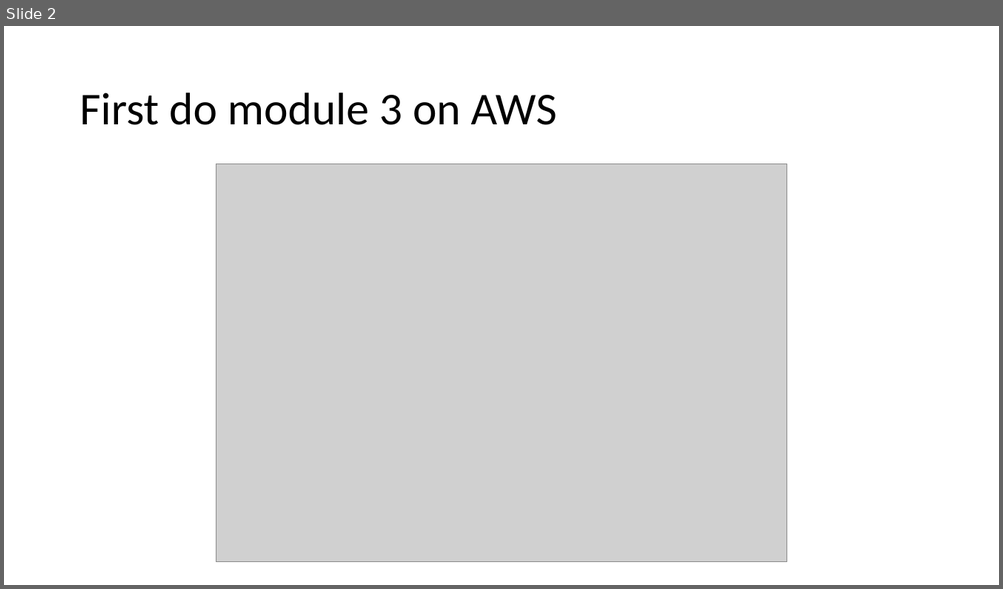
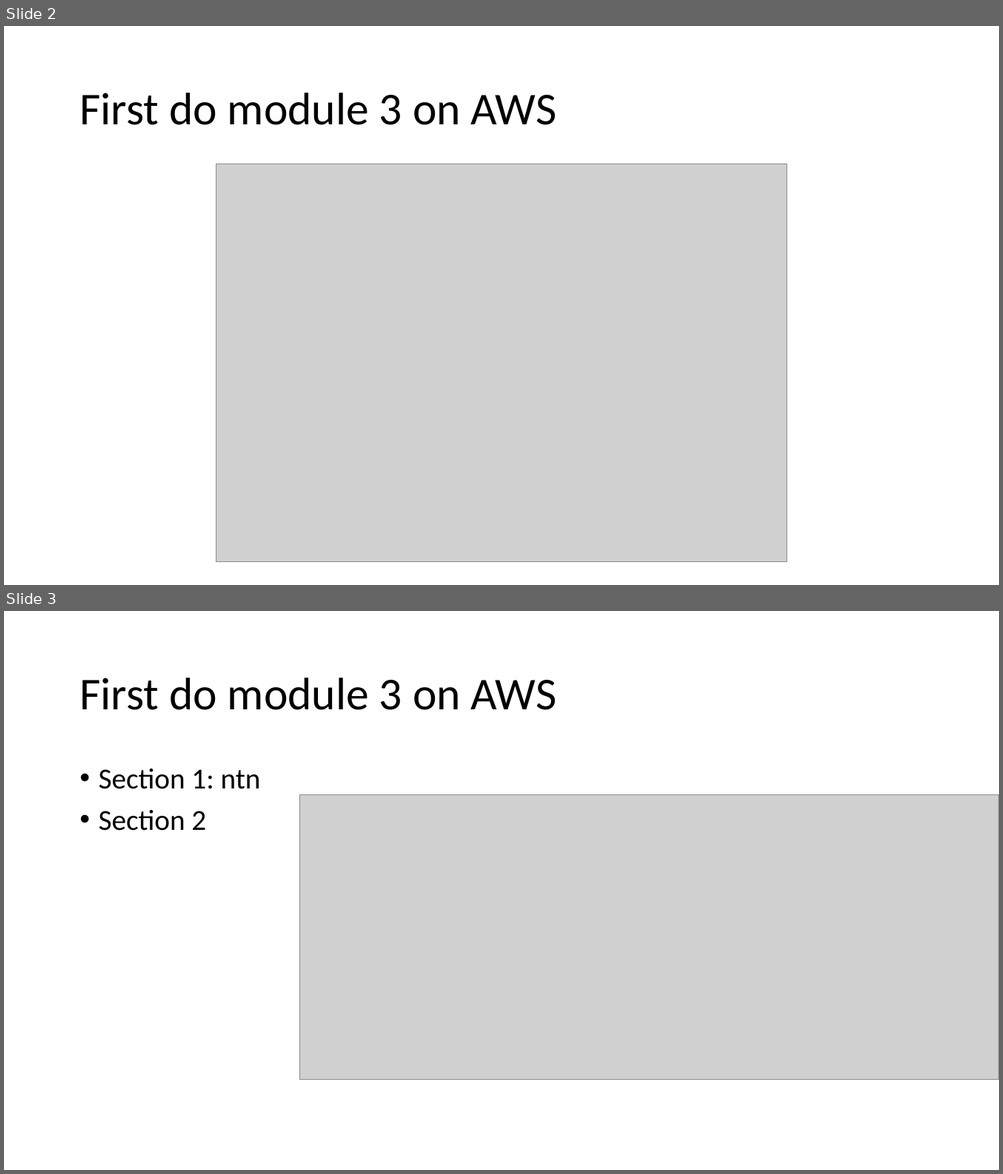
Before and after one commit to mjochen/CloudAI, a slide deck: PPT/3 - Implementing a pipeline.pptx. Shown one above the other, each under a label of ours: slide 2 before the commit, slides 2 and 3 after it. The pictures are 1003x589 and 1003x1174 pixels, drawn with LibreOffice and Linux fonts; fonts in the diff are those of the drawing; grey boxes stand for pictures. Boxes give left, top, right and bottom in pixels: in the first picture for what was removed or moved away, otherwise in the second. Text is boxed around its words. In the diff, an @@ line names an element or a change of style, - is before the commit and + after.

```diff
--- a/PPT/3 - Implementing a pipeline.pptx
+++ b/PPT/3 - Implementing a pipeline.pptx
@@ slide 3 added at [4,611,999,1170], background #FFFFFF @@
@@ title added at [79,678,557,710], 44 pt, text #000000 @@
+First do module 3 on AWS
@@ text added at [99,769,261,831], 28 pt, text #000000 @@
+• Section 1: ntn
+• Section 2
@@ picture added at [299,795,999,1079] @@
```
Also in this commit, not shown: 26 other files.
